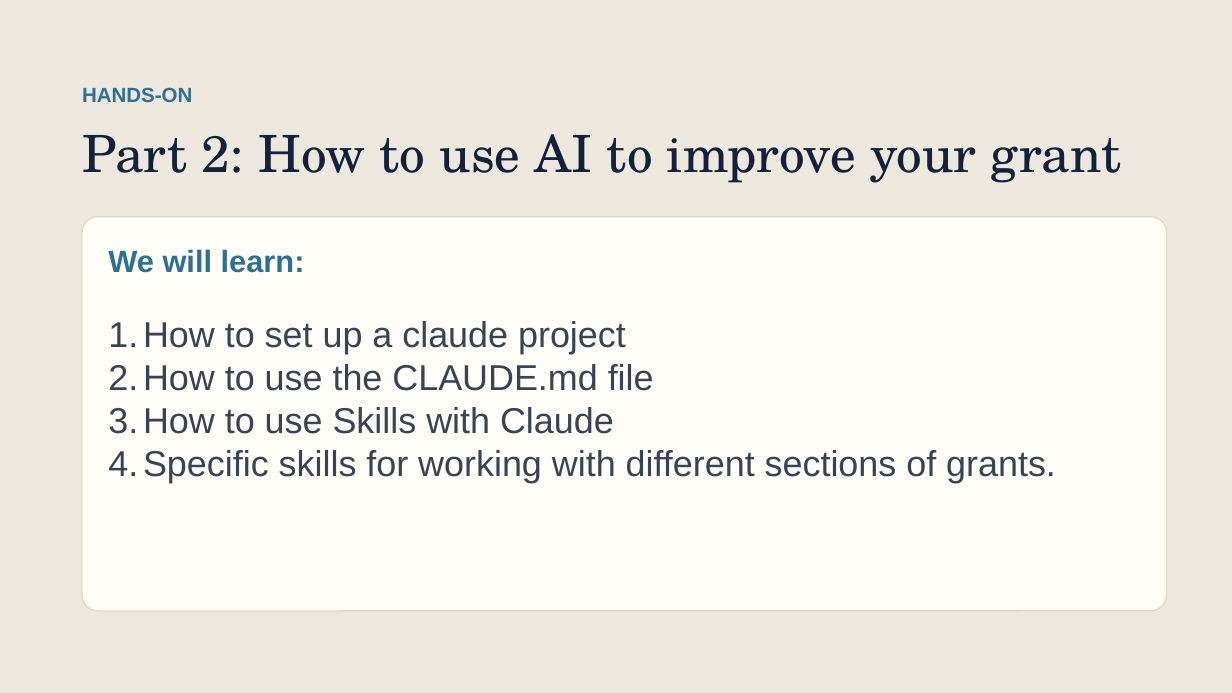
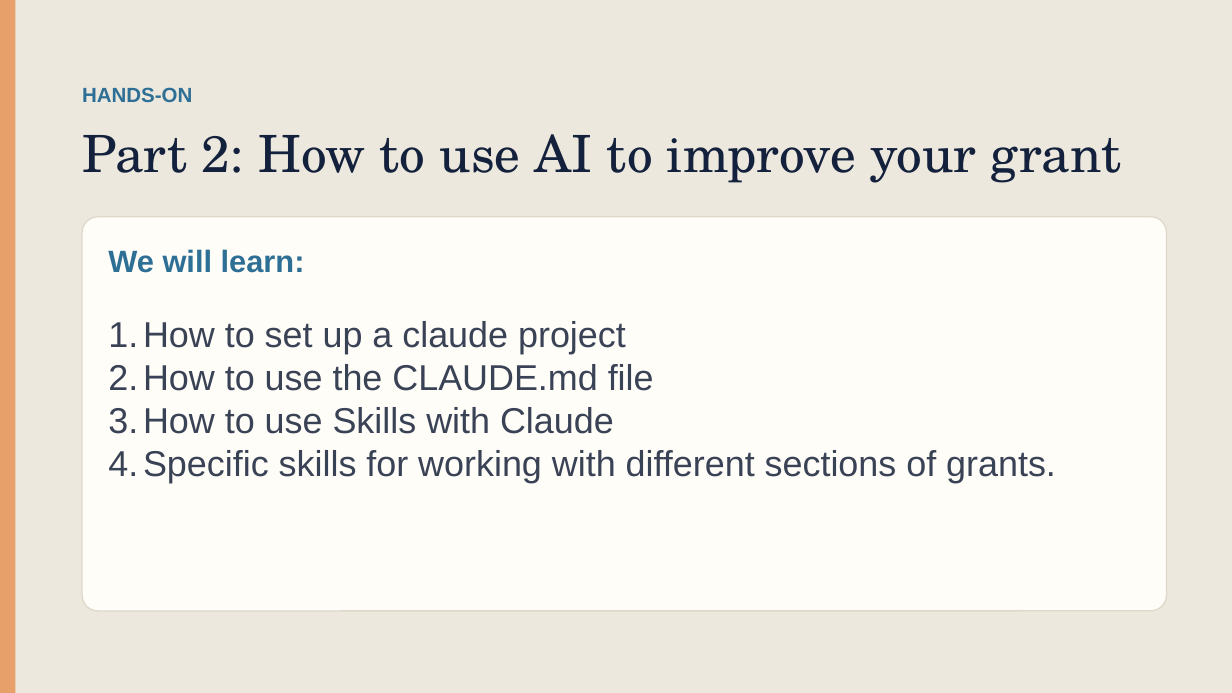
Before and after one commit to scripps-ai-enablement/ai-for-grant-writing, a slide deck: slide 16 of version 1/Using AI for Grant Writing v1.pptx (slide 15 before the commit). Drawn at 1232x693 pixels with LibreOffice and Linux fonts; fonts in the diff are those of the drawing. Boxes give left, top, right and bottom in pixels: in the first picture for what was removed or moved away, otherwise in the second. Text is boxed around its words. In the diff, an @@ line names an element or a change of style, - is before the commit and + after.

```diff
--- a/version 1/Using AI for Grant Writing v1.pptx
+++ b/version 1/Using AI for Grant Writing v1.pptx
@@ rectangle added at [0,0,16,693], fill #E8A06A @@
```
Also in this commit, not shown: 3 other slides changed, 2 slides added, 3 slides removed.
